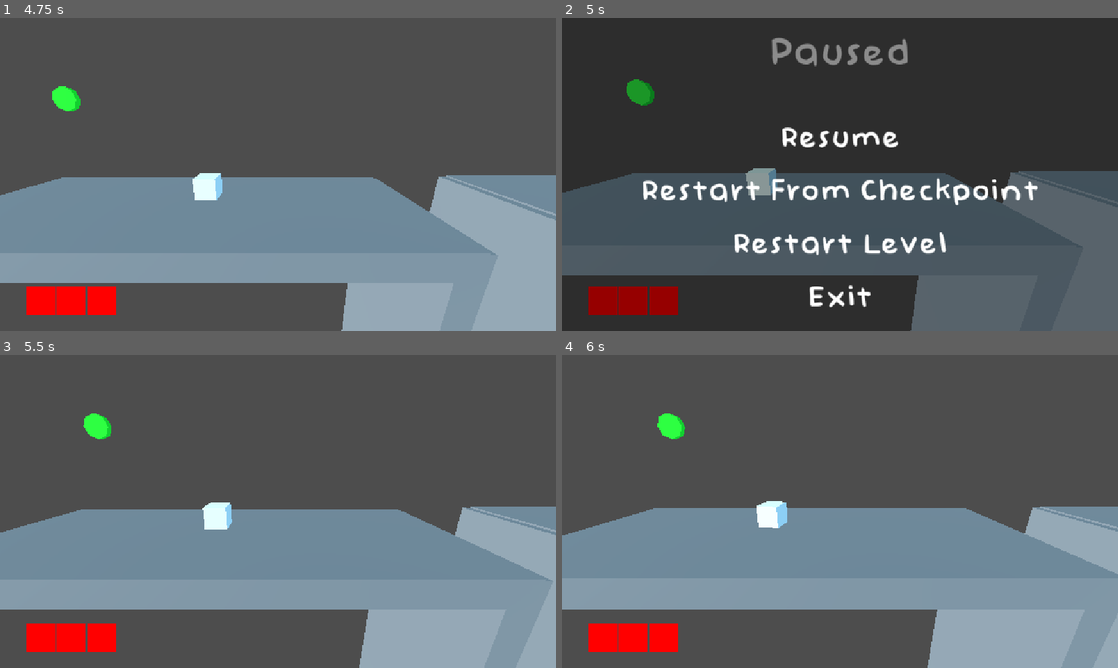
Above: before the commit, frames 1-4 (two rows, left to right).
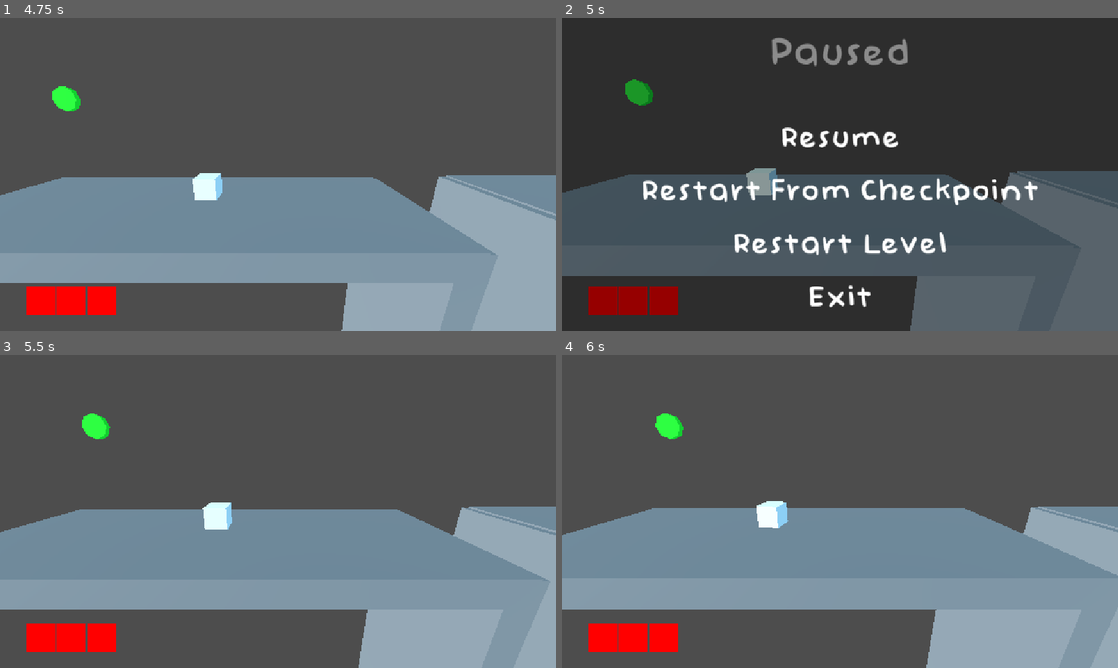
Above: after the commit, the same moments.

Repository: Nof-va/13dt1-nofo
Game: Godot game, scene res://Scenes/main_menu.tscn
Two runs of this game, one before a commit and one after it. Both use one fixed random seed, a clock stepped at 60 frames per second and the inputs below.
Inputs:
- Up to frame 1 (4.75 s): click "Settings" at 0.5 s; tap Enter (ui_accept) at 1.25, 1.52, 2.27, 3.77, 4.52 s; hold D (move_right) 1.28-2.03 s; tap E (interact) at 1.35, 4.35 s; hold A (move_left) 2.03-2.78 s; tap W (move_away) at 2.1 s; hold D (move_right) 2.78-4.28 s; tap S (move_toward) at 2.85 s; tap Shift (run) at 3.6 s; hold A (move_left) from 4.28 s (still down)
- Up to frame 2 (5 s): keep holding A (move_left); tap Escape (pause) at 4.9 s
- Up to frame 3 (5.5 s): release A (move_left) at 5 s; click "Resume" at 5 s
- Up to frame 4 (6 s): hold A (move_left) from 5.78 s (still down); tap W (move_away) at 5.85 s

Frame 1 is identical in both runs. In frame 2, 0.5% of the frame differs, in the area x 0-83%, y 19-100%; in frame 3, 0.3%; in frame 4, 0.3%.

Commit message:
Pause perfected

Diff:
--- a/13dt1-big-project/Scenes/gameplay.tscn
+++ b/13dt1-big-project/Scenes/gameplay.tscn
@@ -1,8 +1,9 @@
-[gd_scene load_steps=23 format=3 uid="uid://3t18mjro8ddi"]
+[gd_scene load_steps=24 format=3 uid="uid://3t18mjro8ddi"]
 
 [ext_resource type="PackedScene" uid="uid://qyvxj6m7bb1f" path="res://Scenes/player_body.tscn" id="1_1bkrg"]
 [ext_resource type="Script" uid="uid://bav040fifgynp" path="res://Scripts/death_zone.gd" id="3_jobk0"]
 [ext_resource type="PackedScene" uid="uid://rc5fcal65tce" path="res://Scenes/checkpoint.tscn" id="4_yb5ha"]
+[ext_resource type="PackedScene" uid="uid://bui0dhhoktgxu" path="res://Scenes/in_game_menu.tscn" id="5_r8bcl"]
 [ext_resource type="PackedScene" uid="uid://cdn2sfrfu2sa4" path="res://Scenes/next_level.tscn" id="5_wxni0"]
 
 [sub_resource type="BoxMesh" id="BoxMesh_l6dbt"]
@@ -55,265 +56,263 @@
 size = Vector3(119.913, 28.8941, 1)
 
 [node name="Node3D" type="Node3D"]
-process_mode = 3
-
-[node name="Pausable" type="Node3D" parent="."]
-process_mode = 1
-
-[node name="Player" parent="Pausable" instance=ExtResource("1_1bkrg")]
+
+[node name="CanvasLayer" parent="." instance=ExtResource("5_r8bcl")]
+
+[node name="Player" parent="." instance=ExtResource("1_1bkrg")]
 transform = Transform3D(1, 0, 0, 0, 1, 0, 0, 0, 1, -5.10576, 2.94682, -3.26642)
 
-[node name="DirectionalLight3D" type="DirectionalLight3D" parent="Pausable"]
+[node name="DirectionalLight3D" type="DirectionalLight3D" parent="."]
 transform = Transform3D(0.536563, 0.25173, -0.805439, 1.12812e-08, 0.95447, 0.298308, 0.84386, -0.160061, 0.512133, -7.45239, 7.95387, 12.1655)
 
-[node name="Platform" type="StaticBody3D" parent="Pausable"]
+[node name="Platform" type="StaticBody3D" parent="."]
 transform = Transform3D(1, 0, 0, 0, 1, 0, 0, 0, 1, 0, 0, -2.67251)
 metadata/_edit_group_ = true
 
-[node name="MeshInstance3D" type="MeshInstance3D" parent="Pausable/Platform"]
+[node name="MeshInstance3D" type="MeshInstance3D" parent="Platform"]
 transform = Transform3D(19.3251, 0, 0, 0, 1, 0, 0, 0, 7.2974, 0, 0, 0)
 mesh = SubResource("BoxMesh_l6dbt")
 skeleton = NodePath("")
 
-[node name="CollisionShape3D" type="CollisionShape3D" parent="Pausable/Platform"]
+[node name="CollisionShape3D" type="CollisionShape3D" parent="Platform"]
 transform = Transform3D(1, 0, 0, 0, 1, 0, 0, 0, 1, -0.0015564, 0, -0.000335693)
 shape = SubResource("BoxShape3D_73yyx")
 
-[node name="Platform2" type="StaticBody3D" parent="Pausable"]
+[node name="Platform2" type="StaticBody3D" parent="."]
 transform = Transform3D(-0.00820297, 0.999966, 0, -0.999966, -0.00820297, 0, 0, 0, 1, 9.30317, -9.22972, -2.67251)
 metadata/_edit_group_ = true
 
-[node name="MeshInstance3D" type="MeshInstance3D" parent="Pausable/Platform2"]
+[node name="MeshInstance3D" type="MeshInstance3D" parent="Platform2"]
 transform = Transform3D(19.3251, 0, 0, 0, 1, 0, 0, 0, 7.2974, 0, 0, 0)
 mesh = SubResource("BoxMesh_l6dbt")
 skeleton = NodePath("")
 
-[node name="CollisionShape3D" type="CollisionShape3D" parent="Pausable/Platform2"]
+[node name="CollisionShape3D" type="CollisionShape3D" parent="Platform2"]
 transform = Transform3D(1, 0, 0, 0, 1, 0, 0, 0, 1, -0.0015564, 0, -0.000335693)
 shape = SubResource("BoxShape3D_73yyx")
 
-[node name="Platform3" type="StaticBody3D" parent="Pausable"]
+[node name="Platform3" type="StaticBody3D" parent="."]
 transform = Transform3D(-0.0283403, 0.999598, 0, -0.999598, -0.0283403, 0, 0, 0, 1, 13.9337, -9.09603, -2.67251)
 metadata/_edit_group_ = true
 
-[node name="MeshInstance3D" type="MeshInstance3D" parent="Pausable/Platform3"]
+[node name="MeshInstance3D" type="MeshInstance3D" parent="Platform3"]
 transform = Transform3D(19.3251, 0, 0, 0, 1, 0, 0, 0, 7.2974, 0, 0, 0)
 mesh = SubResource("BoxMesh_l6dbt")
 skeleton = NodePath("")
 
-[node name="CollisionShape3D" type="CollisionShape3D" parent="Pausable/Platform3"]
+[node name="CollisionShape3D" type="CollisionShape3D" parent="Platform3"]
 transform = Transform3D(1, 0, 0, 0, 1, 0, 0, 0, 1, -0.0015564, 0, -0.000335693)
 shape = SubResource("BoxShape3D_73yyx")
 
-[node name="Platform4" type="StaticBody3D" parent="Pausable"]
+[node name="Platform4" type="StaticBody3D" parent="."]
 transform = Transform3D(1, 0, 0, 0, 1, 0, 0, 0, 1, 11.6422, -18.2789, -2.67251)
 metadata/_edit_group_ = true
 
-[node name="MeshInstance3D" type="MeshInstance3D" parent="Pausable/Platform4"]
+[node name="MeshInstance3D" type="MeshInstance3D" parent="Platform4"]
 transform = Transform3D(4.93423, -1.86265e-09, 0, 1.49012e-08, 0.979214, 0, 0, 0, 7.2974, 0, 0, 0)
 mesh = SubResource("BoxMesh_1iofh")
 skeleton = NodePath("")
 
-[node name="CollisionShape3D" type="CollisionShape3D" parent="Pausable/Platform4"]
+[node name="CollisionShape3D" type="CollisionShape3D" parent="Platform4"]
 transform = Transform3D(1, 0, 0, 0, 1, 0, 0, 0, 1, -0.279612, -2.09808e-05, -0.000335693)
 shape = SubResource("BoxShape3D_3dodp")
 
-[node name="Platform5" type="StaticBody3D" parent="Pausable"]
+[node name="Platform5" type="StaticBody3D" parent="."]
 transform = Transform3D(1, 0, 0, 0, 1, 0, 0, 0, 1, 23.7101, 0.146729, -2.673)
 metadata/_edit_group_ = true
 
-[node name="MeshInstance3D" type="MeshInstance3D" parent="Pausable/Platform5"]
+[node name="MeshInstance3D" type="MeshInstance3D" parent="Platform5"]
 transform = Transform3D(9.80981, 0, 0, 0, 1, 0, 0, 0, 7.2974, -4.64671, 0, 0)
 mesh = SubResource("BoxMesh_5pf2a")
 skeleton = NodePath("")
 
-[node name="CollisionShape3D" type="CollisionShape3D" parent="Pausable/Platform5"]
+[node name="CollisionShape3D" type="CollisionShape3D" parent="Platform5"]
 transform = Transform3D(1, 0, 0, 0, 1, 0, 0, 0, 1, -4.66927, 0, -0.000335693)
 shape = SubResource("BoxShape3D_1tgny")
 
-[node name="Platform6" type="StaticBody3D" parent="Pausable"]
+[node name="Platform6" type="StaticBody3D" parent="."]
 transform = Transform3D(0.965935, -0.258785, 0, 0.258785, 0.965935, 0, 0, 0, 1, 35.013, 3.07502, -2.673)
 
-[node name="MeshInstance3D" type="MeshInstance3D" parent="Pausable/Platform6"]
+[node name="MeshInstance3D" type="MeshInstance3D" parent="Platform6"]
 transform = Transform3D(9.2456, 0, 0, -2.38419e-07, 1.13974, 0, 0, 0, 7.2974, -7.04049, -0.0552692, 0)
 mesh = SubResource("BoxMesh_kktov")
 skeleton = NodePath("")
 
-[node name="CollisionShape3D" type="CollisionShape3D" parent="Pausable/Platform6"]
+[node name="CollisionShape3D" type="CollisionShape3D" parent="Platform6"]
 transform = Transform3D(1, 0, 0, 0, 1, 0, 0, 0, 1, -7.1185, 4.76837e-07, -0.000335693)
 shape = SubResource("BoxShape3D_6dnkk")
 
-[node name="Platform7" type="StaticBody3D" parent="Pausable"]
+[node name="Platform7" type="StaticBody3D" parent="."]
 transform = Transform3D(1, 0, 0, 0, 1, 0, 0, 0, 1, 38.6539, -7.72835, -2.673)
 metadata/_edit_group_ = true
 
-[node name="MeshInstance3D" type="MeshInstance3D" parent="Pausable/Platform7"]
+[node name="MeshInstance3D" type="MeshInstance3D" parent="Platform7"]
 transform = Transform3D(2.76294, 0, 0, 0, 17.658, 0, 0, 0, 7.2974, 0, -1.05781, 0)
 mesh = SubResource("BoxMesh_yajku")
 skeleton = NodePath("")
 
-[node name="CollisionShape3D" type="CollisionShape3D" parent="Pausable/Platform7"]
+[node name="CollisionShape3D" type="CollisionShape3D" parent="Platform7"]
 transform = Transform3D(1, 0, 0, 0, 1, 0, 0, 0, 1, -0.0101051, -0.0211182, -0.000335693)
 shape = SubResource("BoxShape3D_70bnq")
 
-[node name="Platform8" type="StaticBody3D" parent="Pausable"]
+[node name="Platform8" type="StaticBody3D" parent="."]
 transform = Transform3D(1, 0, 0, 0, 1, 0, 0, 0, 1, 45.162, -9.54136, -2.673)
 metadata/_edit_group_ = true
 
-[node name="MeshInstance3D" type="MeshInstance3D" parent="Pausable/Platform8"]
+[node name="MeshInstance3D" type="MeshInstance3D" parent="Platform8"]
 transform = Transform3D(2.76294, 0, 0, 0, 15.6894, 0, 0, 0, 7.2974, 0, 0, 0)
 mesh = SubResource("BoxMesh_yajku")
 skeleton = NodePath("")
 
-[node name="CollisionShape3D" type="CollisionShape3D" parent="Pausable/Platform8"]
+[node name="CollisionShape3D" type="CollisionShape3D" parent="Platform8"]
 transform = Transform3D(1, 0, 0, 0, 1, 0, 0, 0, 1, -0.0101051, 0, -0.000335693)
 shape = SubResource("BoxShape3D_70bnq")
 
-[node name="Platform9" type="StaticBody3D" parent="Pausable"]
+[node name="Platform9" type="StaticBody3D" parent="."]
 transform = Transform3D(1, 0, 0, 0, 1, 0, 0, 0, 1, 51.5999, -9.04165, -2.673)
 metadata/_edit_group_ = true
 
-[node name="MeshInstance3D" type="MeshInstance3D" parent="Pausable/Platform9"]
+[node name="MeshInstance3D" type="MeshInstance3D" parent="Platform9"]
 transform = Transform3D(2.76294, 0, 0, 0, 15.6894, 0, 0, 0, 7.2974, 0, 0, 0)
 mesh = SubResource("BoxMesh_yajku")
 skeleton = NodePath("")
 
-[node name="CollisionShape3D" type="CollisionShape3D" parent="Pausable/Platform9"]
+[node name="CollisionShape3D" type="CollisionShape3D" parent="Platform9"]
 transform = Transform3D(1, 0, 0, 0, 1, 0, 0, 0, 1, -0.0101051, 0, -0.000335693)
 shape = SubResource("BoxShape3D_70bnq")
 
-[node name="Platform10" type="StaticBody3D" parent="Pausable"]
+[node name="Platform10" type="StaticBody3D" parent="."]
 transform = Transform3D(1, 0, 0, 0, 1, 0, 0, 0, 1, 57.3816, -8.84184, -2.673)
 metadata/_edit_group_ = true
 
-[node name="MeshInstance3D" type="MeshInstance3D" parent="Pausable/Platform10"]
+[node name="MeshInstance3D" type="MeshInstance3D" parent="Platform10"]
 transform = Transform3D(2.76294, 0, 0, 0, 15.6894, 0, 0, 0, 7.2974, 0, 0, 0)
 mesh = SubResource("BoxMesh_yajku")
 skeleton = NodePath("")
 
-[node name="CollisionShape3D" type="CollisionShape3D" parent="Pausable/Platform10"]
+[node name="CollisionShape3D" type="CollisionShape3D" parent="Platform10"]
 transform = Transform3D(1, 0, 0, 0, 1, 0, 0, 0, 1, -0.0101051, 0, -0.000335693)
 shape = SubResource("BoxShape3D_70bnq")
 
-[node name="Platform11" type="StaticBody3D" parent="Pausable"]
+[node name="Platform11" type="StaticBody3D" parent="."]
 transform = Transform3D(1, 0, 0, 0, 1, 0, 0, 0, 1, 31.432, -5.88118, -2.673)
 metadata/_edit_group_ = true
 
-[node name="MeshInstance3D" type="MeshInstance3D" parent="Pausable/Platform11"]
+[node name="MeshInstance3D" type="MeshInstance3D" parent="Platform11"]
 transform = Transform3D(2.76294, 0, 0, 0, 18.4922, 0, 0, 0, 7.2974, 0, -1.49809, 0)
 mesh = SubResource("BoxMesh_yajku")
 skeleton = NodePath("")
 
-[node name="CollisionShape3D" type="CollisionShape3D" parent="Pausable/Platform11"]
+[node name="CollisionShape3D" type="CollisionShape3D" parent="Platform11"]
 transform = Transform3D(1, 0, 0, 0, 1, 0, 0, 0, 1, -0.0101051, -1.35785, -0.000335693)
 shape = SubResource("BoxShape3D_iiuoa")
 
-[node name="Platform14" type="StaticBody3D" parent="Pausable"]
+[node name="Platform14" type="StaticBody3D" parent="."]
 transform = Transform3D(1, 0, 0, 0, 1, 0, 0, 0, 1, 62.244, -8.614, -2.673)
 metadata/_edit_group_ = true
 
-[node name="MeshInstance3D" type="MeshInstance3D" parent="Pausable/Platform14"]
+[node name="MeshInstance3D" type="MeshInstance3D" parent="Platform14"]
 transform = Transform3D(2.76294, 0, 0, 0, 15.6894, 0, 0, 0, 7.2974, 0, 0, 0)
 mesh = SubResource("BoxMesh_yajku")
 skeleton = NodePath("")
 
-[node name="CollisionShape3D" type="CollisionShape3D" parent="Pausable/Platform14"]
+[node name="CollisionShape3D" type="CollisionShape3D" parent="Platform14"]
 transform = Transform3D(1, 0, 0, 0, 1, 0, 0, 0, 1, -0.0101051, 0, -0.000335693)
 shape = SubResource("BoxShape3D_70bnq")
 
-[node name="Platform15" type="StaticBody3D" parent="Pausable"]
+[node name="Platform15" type="StaticBody3D" parent="."]
 transform = Transform3D(-4.37114e-08, -1, 0, 1, -4.37114e-08, 0, 0, 0, 1, 46.2417, -17.8406, -2.673)
 metadata/_edit_group_ = true
 
-[node name="MeshInstance3D" type="MeshInstance3D" parent="Pausable/Platform15"]
+[node name="MeshInstance3D" type="MeshInstance3D" parent="Platform15"]
 transform = Transform3D(2.76294, 0, 0, 0, 34.9207, 0, 0, 0, 7.2974, 0, 0, 0)
 mesh = SubResource("BoxMesh_yajku")
 skeleton = NodePath("")
 
-[node name="CollisionShape3D" type="CollisionShape3D" parent="Pausable/Platform15"]
+[node name="CollisionShape3D" type="CollisionShape3D" parent="Platform15"]
 transform = Transform3D(1, 0, 0, 0, 1, 0, 0, 0, 1, -0.0101051, 0.0129967, -0.000335693)
 shape = SubResource("BoxShape3D_a541u")
 
-[node name="Platform12" type="StaticBody3D" parent="Pausable"]
+[node name="Platform12" type="StaticBody3D" parent="."]
 transform = Transform3D(0.731794, -0.681526, 0, 0.681526, 0.731794, 0, 0, 0, 1, 62.2081, -0.189922, -2.673)
 metadata/_edit_group_ = true
 
-[node name="MeshInstance3D" type="MeshInstance3D" parent="Pausable/Platform12"]
+[node name="MeshInstance3D" type="MeshInstance3D" parent="Platform12"]
 transform = Transform3D(2.76294, 0, 0, 0, 1, 0, 0, 0, 7.2974, 0, 0, 0)
 mesh = SubResource("BoxMesh_yajku")
 skeleton = NodePath("")
 
-[node name="CollisionShape3D" type="CollisionShape3D" parent="Pausable/Platform12"]
+[node name="CollisionShape3D" type="CollisionShape3D" parent="Platform12"]
 transform = Transform3D(1, 2.98023e-08, 0, -2.98023e-08, 1, 0, 0, 0, 1, -0.0101013, 0.0108299, -0.000335693)
 shape = SubResource("BoxShape3D_magkk")
 
-[node name="Platform13" type="StaticBody3D" parent="Pausable"]
+[node name="Platform13" type="StaticBody3D" parent="."]
 transform = Transform3D(1, 0, 0, 0, 1, 0, 0, 0, 1, 72.5441, 0.620204, -2.673)
 metadata/_edit_group_ = true
 
-[node name="MeshInstance3D" type="MeshInstance3D" parent="Pausable/Platform13"]
+[node name="MeshInstance3D" type="MeshInstance3D" parent="Platform13"]
 transform = Transform3D(19.3251, 0, 0, 0, 1, 0, 0, 0, 7.2974, 0, 0, 0)
 mesh = SubResource("BoxMesh_l6dbt")
 skeleton = NodePath("")
 
-[node name="CollisionShape3D" type="CollisionShape3D" parent="Pausable/Platform13"]
+[node name="CollisionShape3D" type="CollisionShape3D" parent="Platform13"]
 transform = Transform3D(1, 0, 0, 0, 1, 0, 0, 0, 1, -0.0015564, 0, -0.000335693)
 shape = SubResource("BoxShape3D_73yyx")
 
-[node name="DeathZone" type="Area3D" parent="Pausable"]
+[node name="DeathZone" type="Area3D" parent="."]
 transform = Transform3D(1, 0, 0, 0, 1, 0, 0, 0, 1, 0.520016, -3.88358, 0)
 script = ExtResource("3_jobk0")
 metadata/_edit_group_ = true
 
-[node name="CollisionShape3D" type="CollisionShape3D" parent="Pausable/DeathZone"]
+[node name="CollisionShape3D" type="CollisionShape3D" parent="DeathZone"]
 transform = Transform3D(1, 0, 0, 0, 1, 0, 0, 0, 1, -4.74172, 0.6, -3.9855)
 shape = SubResource("BoxShape3D_1pbxc")
 
-[node name="DeathZone2" type="Area3D" parent="Pausable"]
+[node name="DeathZone2" type="Area3D" parent="."]
 transform = Transform3D(1, 0, 0, 0, 1, 0, 0, 0, 1, 17.9143, -12.3695, 0)
 script = ExtResource("3_jobk0")
 metadata/_edit_group_ = true
 
-[node name="CollisionShape3D" type="CollisionShape3D" parent="Pausable/DeathZone2"]
+[node name="CollisionShape3D" type="CollisionShape3D" parent="DeathZone2"]
 transform = Transform3D(1, 0, 0, 0, 1, 0, 0, 0, 1, -6.38912, 0.6, -3.9855)
 shape = SubResource("BoxShape3D_r6gl3")
 
-[node name="DeathZone3" type="Area3D" parent="Pausable"]
+[node name="DeathZone3" type="Area3D" parent="."]
 transform = Transform3D(1, 0, 0, 0, 1, 0, 0, 0, 1, 33.0933, -6.96277, 0)
 script = ExtResource("3_jobk0")
 metadata/_edit_group_ = true
 
-[node name="CollisionShape3D" type="CollisionShape3D" parent="Pausable/DeathZone3"]
+[node name="CollisionShape3D" type="CollisionShape3D" parent="DeathZone3"]
 transform = Transform3D(1, 0, 0, 0, 1, 0, 0, 0, 1, 27.0368, 0.6, -3.9855)
 shape = SubResource("BoxShape3D_3g1gx")
 
-[node name="Checkpoint" parent="Pausable" instance=ExtResource("4_yb5ha")]
+[node name="Checkpoint" parent="." instance=ExtResource("4_yb5ha")]
 transform = Transform3D(1, 0, 0, 0, 1, 0, 0, 0, 1, -5.10576, 0, -3.26642)
 
-[node name="Checkpoint2" parent="Pausable" instance=ExtResource("4_yb5ha")]
+[node name="Checkpoint2" parent="." instance=ExtResource("4_yb5ha")]
 transform = Transform3D(1, 0, 0, 0, 1, 0, 0, 0, 1, 18.6815, 0, -3.26642)
 
-[node name="Checkpoint3" parent="Pausable" instance=ExtResource("4_yb5ha")]
+[node name="Checkpoint3" parent="." instance=ExtResource("4_yb5ha")]
 transform = Transform3D(1, 0, 0, 0, 1, 0, 0, 0, 1, 68.8114, 0.646729, -2.07153)
 
-[node name="SideWall" type="StaticBody3D" parent="Pausable"]
+[node name="SideWall" type="StaticBody3D" parent="."]
 visible = false
 
-[node name="CollisionShape3D" type="CollisionShape3D" parent="Pausable/SideWall"]
+[node name="CollisionShape3D" type="CollisionShape3D" parent="SideWall"]
 transform = Transform3D(1, 0, 0, 0, 1, 0, 0, 0, 1, 26.8515, -4.65787, 1.35647)
 shape = SubResource("BoxShape3D_tmhmw")
 
-[node name="SideWall2" type="StaticBody3D" parent="Pausable"]
+[node name="SideWall2" type="StaticBody3D" parent="."]
 transform = Transform3D(1, 0, 0, 0, 1, 0, 0, 0, 1, 0, 0, -7.9481)
 visible = false
 
-[node name="CollisionShape3D" type="CollisionShape3D" parent="Pausable/SideWall2"]
+[node name="CollisionShape3D" type="CollisionShape3D" parent="SideWall2"]
 transform = Transform3D(1, 0, 0, 0, 1, 0, 0, 0, 1, 35.3588, -4.65787, 1.35647)
 shape = SubResource("BoxShape3D_x23wt")
 
-[node name="NextLevel" parent="Pausable" instance=ExtResource("5_wxni0")]
+[node name="NextLevel" parent="." instance=ExtResource("5_wxni0")]
 transform = Transform3D(1, 0, 0, 0, 1, 0, 0, 0, 1, 76.5375, 0.921374, -3.02118)
 
-[connection signal="body_entered" from="Pausable/DeathZone" to="Pausable/DeathZone" method="_on_body_entered"]
-[connection signal="body_entered" from="Pausable/DeathZone2" to="Pausable/DeathZone2" method="_on_body_entered"]
-[connection signal="body_entered" from="Pausable/DeathZone3" to="Pausable/DeathZone3" method="_on_body_entered"]
+[connection signal="body_entered" from="DeathZone" to="DeathZone" method="_on_body_entered"]
+[connection signal="body_entered" from="DeathZone2" to="DeathZone2" method="_on_body_entered"]
+[connection signal="body_entered" from="DeathZone3" to="DeathZone3" method="_on_body_entered"]
--- a/13dt1-big-project/Scenes/gameplay_2.tscn
+++ b/13dt1-big-project/Scenes/gameplay_2.tscn
@@ -1,5 +1,6 @@
-[gd_scene load_steps=10 format=3 uid="uid://cex1rnecp1ak8"]
+[gd_scene load_steps=11 format=3 uid="uid://cex1rnecp1ak8"]
 
+[ext_resource type="PackedScene" uid="uid://bui0dhhoktgxu" path="res://Scenes/in_game_menu.tscn" id="1_ipc66"]
 [ext_resource type="PackedScene" uid="uid://qyvxj6m7bb1f" path="res://Scenes/player_body.tscn" id="1_x1mtq"]
 [ext_resource type="PackedScene" uid="uid://rc5fcal65tce" path="res://Scenes/checkpoint.tscn" id="2_n4ay3"]
 [ext_resource type="PackedScene" uid="uid://dk6jsjqogbpjp" path="res://Scenes/item_button.tscn" id="4_o6p6b"]
@@ -21,58 +22,58 @@
 
 [node name="Node3D" type="Node3D"]
 
-[node name="Pausable" type="Node3D" parent="."]
+[node name="CanvasLayer" parent="." instance=ExtResource("1_ipc66")]
 
-[node name="Player" parent="Pausable" instance=ExtResource("1_x1mtq")]
+[node name="Player" parent="." instance=ExtResource("1_x1mtq")]
 transform = Transform3D(1, 0, 0, 0, 1, 0, 0, 0, 1, -5.10576, 2.94682, -3.26642)
 collision_layer = 7
 
-[node name="DirectionalLight3D" type="DirectionalLight3D" parent="Pausable"]
+[node name="DirectionalLight3D" type="DirectionalLight3D" parent="."]
 transform = Transform3D(0.536563, 0.25173, -0.805439, 1.12812e-08, 0.95447, 0.298308, 0.84386, -0.160061, 0.512133, -7.45239, 7.95387, 12.1655)
 
-[node name="Platform" type="StaticBody3D" parent="Pausable"]
+[node name="Platform" type="StaticBody3D" parent="."]
 transform = Transform3D(1, 0, 0, 0, 1, 0, 0, 0, 1, 0, 0, -2.67251)
 collision_layer = 4
 collision_mask = 4
 metadata/_edit_group_ = true
 
-[node name="MeshInstance3D" type="MeshInstance3D" parent="Pausable/Platform"]
+[node name="MeshInstance3D" type="MeshInstance3D" parent="Platform"]
 transform = Transform3D(19.3251, 0, 0, 0, 1, 0, 0, 0, 7.2974, 0, 0, 0)
 mesh = SubResource("BoxMesh_wmg1i")
 skeleton = NodePath("")
 
-[node name="CollisionShape3D" type="CollisionShape3D" parent="Pausable/Platform"]
+[node name="CollisionShape3D" type="CollisionShape3D" parent="Platform"]
 transform = Transform3D(1, 0, 0, 0, 1, 0, 0, 0, 1, -0.0015564, 0, -0.000335693)
 shape = SubResource("BoxShape3D_cdv5c")
 
-[node name="SideWall" type="StaticBody3D" parent="Pausable"]
+[node name="SideWall" type="StaticBody3D" parent="."]
 
-[node name="CollisionShape3D" type="CollisionShape3D" parent="Pausable/SideWall"]
+[node name="CollisionShape3D" type="CollisionShape3D" parent="SideWall"]
 transform = Transform3D(1, 0, 0, 0, 1, 0, 0, 0, 1, 26.8515, -4.65787, 1.35647)
 shape = SubResource("BoxShape3D_wp4n3")
 
-[node name="SideWall2" type="StaticBody3D" parent="Pausable"]
+[node name="SideWall2" type="StaticBody3D" parent="."]
 transform = Transform3D(1, 0, 0, 0, 1, 0, 0, 0, 1, 0, 0, -7.9481)
 
-[node name="CollisionShape3D" type="CollisionShape3D" parent="Pausable/SideWall2"]
+[node name="CollisionShape3D" type="CollisionShape3D" parent="SideWall2"]
 transform = Transform3D(1, 0, 0, 0, 1, 0, 0, 0, 1, 35.3588, -4.65787, 1.35647)
 shape = SubResource("BoxShape3D_6rvdd")
 
-[node name="Checkpoint" parent="Pausable" instance=ExtResource("2_n4ay3")]
+[node name="Checkpoint" parent="." instance=ExtResource("2_n4ay3")]
 transform = Transform3D(1, 0, 0, 0, 1, 0, 0, 0, 1, -5.10576, 0, -3.26642)
 
-[node name="DeathZone" type="Area3D" parent="Pausable"]
+[node name="DeathZone" type="Area3D" parent="."]
 transform = Transform3D(1, 0, 0, 0, 1, 0, 0, 0, 1, 0.520016, -3.88358, 0)
 collision_layer = 33
 collision_mask = 33
 script = ExtResource("4_xq66o")
 metadata/_edit_group_ = true
 
-[node name="CollisionShape3D" type="CollisionShape3D" parent="Pausable/DeathZone"]
+[node name="CollisionShape3D" type="CollisionShape3D" parent="DeathZone"]
 transform = Transform3D(1, 0, 0, 0, 1, 0, 0, 0, 1, 2.11843, 0.6, -24.71)
 shape = SubResource("BoxShape3D_cq8k4")
 
-[node name="Button" parent="Pausable" instance=ExtResource("4_o6p6b")]
+[node name="Button" parent="." instance=ExtResource("4_o6p6b")]
 transform = Transform3D(1, 0, 0, 0, 1, 0, 0, 0, 1, 3.05365, 1.33199, -3.94457)
 
-[connection signal="body_entered" from="Pausable/DeathZone" to="Pausable/DeathZone" method="_on_body_entered"]
+[connection signal="body_entered" from="DeathZone" to="DeathZone" method="_on_body_entered"]
--- a/13dt1-big-project/Scripts/in_game_menu.gd
+++ b/13dt1-big-project/Scripts/in_game_menu.gd
@@ -1,11 +1,31 @@
 extends Node
 
+@onready var player = $"../Player"
+@onready var tree = get_tree()
+var currently_paused = false
+
+func _ready() -> void:
+	$".".visible = false
+
+
+func _input(_event: InputEvent) -> void:
+	if Input.is_action_just_pressed("pause"):
+		if currently_paused == false:
+			$".".visible = true
+			tree.paused = !tree.paused
+			Input.set_mouse_mode(Input.MOUSE_MODE_VISIBLE)
+			currently_paused = true
+		else:
+			$".".visible = false
+			Input.set_mouse_mode(Input.MOUSE_MODE_CAPTURED)
+			tree.paused = !tree.paused
+			currently_paused = false
+
 func _on_resume_pressed() -> void:
-	var player = get_parent().get_node("Pausable").get_node("Player")
-	var tree = get_parent().get_tree()
-	queue_free()
 	tree.paused = !tree.paused
-	player.pause_is = false
+	$".".visible = false
+	currently_paused = false
+	Input.set_mouse_mode(Input.MOUSE_MODE_CAPTURED)
 
 
 func _on_exitbtn_pressed() -> void:
@@ -13,17 +33,13 @@
 
 
 func _on_checkpointbtn_pressed() -> void:
-	var player = get_parent().get_node("Pausable").get_node("Player")
-	var tree = get_parent().get_tree()
 	tree.paused = !tree.paused
-	player.pause_is = false
 	player.position = Global.spawn_point
-	queue_free()
+	$".".visible = false
+	currently_paused = false
+	Input.set_mouse_mode(Input.MOUSE_MODE_CAPTURED)
 
 
 func _on_restartbtn_pressed() -> void:
-	var player = get_parent().get_node("Pausable").get_node("Player")
-	var tree = get_parent().get_tree()
 	tree.reload_current_scene()
 	tree.paused = !tree.paused
-	player.pause_is = false
--- a/13dt1-big-project/Scripts/playerbody.gd
+++ b/13dt1-big-project/Scripts/playerbody.gd
@@ -13,16 +13,6 @@
 	Input.set_mouse_mode(Input.MOUSE_MODE_CAPTURED)
 
 func _physics_process(delta: float) -> void:
-
-	var tree = get_tree()
-	var menu = menu_pack.instantiate()
-
-	if Input.is_action_just_pressed("pause"):
-		if pause_is == false:
-			get_parent().get_parent().add_child(menu)
-			Input.set_mouse_mode(Input.MOUSE_MODE_VISIBLE)
-			tree.paused = !tree.paused
-			pause_is = true
 
 
 	if raycast.is_colliding():
